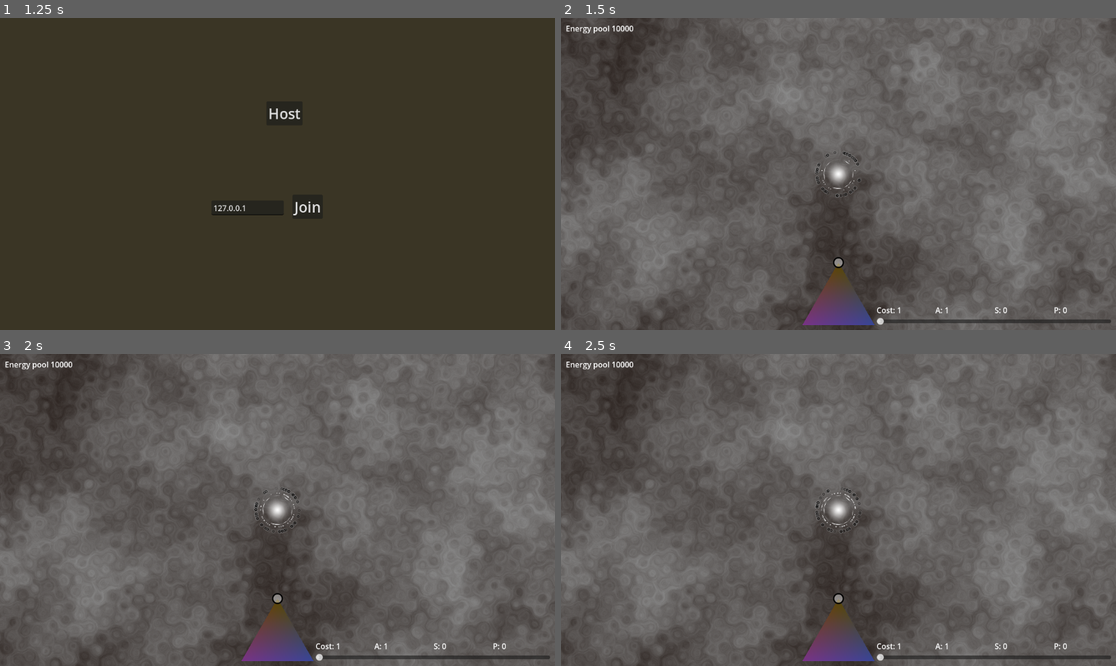
Above: before the commit, frames 1-4 (two rows, left to right).
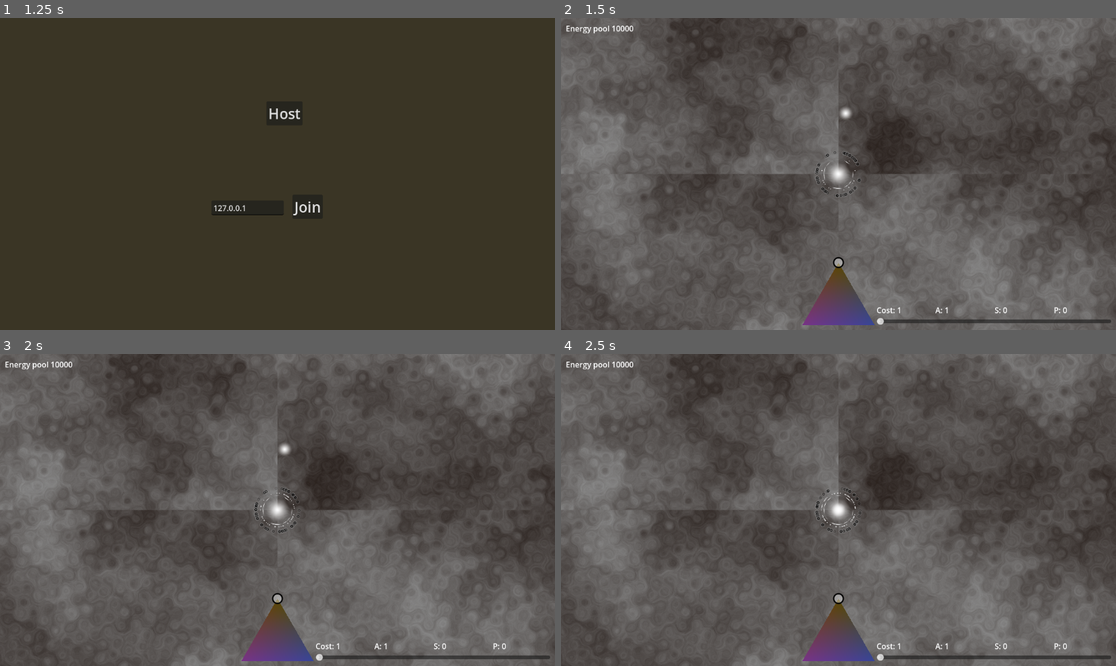
Above: after the commit, the same moments.

Repository: helmasur/conduit_rts
Game: Godot game, scene res://game.tscn
Two runs of this game, one before a commit and one after it. Both use one fixed random seed, a clock stepped at 60 frames per second and the inputs below.
Inputs (mouse positions are in pixels of both pictures, inside the frame that each line leads up to):
- Up to frame 1 (1.25 s): tap Enter at 0.5 s; drag from (277, 292) to (333, 105) at 0.52 s
- Up to frame 2 (1.5 s): click "Host" at 1.25 s
- Up to frame 3 (2 s): no input
- Up to frame 4 (2.5 s): drag from (727, 525) to (838, 510) at 2.02 s

Frame 1 is identical in both runs. In frame 2, 41% of the frame differs, in the area x 0-100%, y 0-100%; in frame 3, 41%; in frame 4, 41%.

Commit message:
spawnCursor

Diff:
--- a/game.gd
+++ b/game.gd
@@ -55,6 +55,9 @@
 func _remove_unit(unit: Unit):
 	units.erase(unit)
 
+func _process(delta: float) -> void:
+	$SpawnCursor.global_position = $Camera2D.get_global_mouse_position()
+
 func _unhandled_input(event: InputEvent) -> void:
 	if not is_multiplayer_authority(): return
 	if event is InputEventMouseButton and event.pressed:
@@ -82,9 +85,11 @@
 			selected_unit.set_selected(false)
 		clicked_unit.set_selected(true)
 		selected_unit = clicked_unit
+		$SpawnCursor.visible = false
 		%TriCon.set_point(selected_unit.defense_prop, selected_unit.power_prop, selected_unit.speed_prop)
 	#%TriCon.set_handle(selected_unit.target_defense_prop, selected_unit.target_power_prop, selected_unit.target_speed_prop)
 	else:
+		$SpawnCursor.visible = true
 		for unit in get_tree().get_nodes_in_group("selected_units"):
 			unit.set_selected(false)
 			selected_unit = null
--- a/game.tscn
+++ b/game.tscn
@@ -26,9 +26,20 @@
 [sub_resource type="NoiseTexture2D" id="NoiseTexture2D_1bvp3"]
 width = 2048
 height = 2048
-seamless = true
 color_ramp = SubResource("Gradient_0xm2m")
 noise = SubResource("FastNoiseLite_h2yge")
+
+[sub_resource type="Gradient" id="Gradient_ryrav"]
+interpolation_mode = 2
+colors = PackedColorArray(1, 1, 1, 1, 1, 1, 1, 0)
+
+[sub_resource type="GradientTexture2D" id="GradientTexture2D_eow3j"]
+gradient = SubResource("Gradient_ryrav")
+width = 32
+height = 32
+fill = 1
+fill_from = Vector2(0.5, 0.5)
+fill_to = Vector2(1, 0.5)
 
 [sub_resource type="StyleBoxFlat" id="StyleBoxFlat_7mycd"]
 bg_color = Color(0, 0, 0, 1)
@@ -53,6 +64,9 @@
 
 [node name="Camera2D" type="Camera2D" parent="."]
 script = ExtResource("2_7jktm")
+
+[node name="SpawnCursor" type="Sprite2D" parent="."]
+texture = SubResource("GradientTexture2D_eow3j")
 
 [node name="GUI" type="CanvasLayer" parent="."]
 
--- a/unit.gd
+++ b/unit.gd
@@ -127,10 +127,11 @@
 		UnitShared.ActionMode.CONDUIT:
 			if defense_prop < 0.99:
 				mode = UnitShared.ActionMode.FREE
-				for graphics in graphics_array:
-					graphics.get_node("ConduitArea").visible = false
 				return
 			for graphics in graphics_array:
+				graphics.get_node("ShieldRing").visible = true
+				graphics.get_node("SpeedRing").visible = true
+				graphics.get_node("PowerRing").visible = true
 				graphics.get_node("ConduitArea").visible = true
 			if len(repair_queue) > 0:
 				conduit_mode = UnitShared.ConduitMode.BUILDING
@@ -145,6 +146,11 @@
 					UnitBuild.handle_build_state(self, delta)
 
 		UnitShared.ActionMode.UNDER_CONSTRUCTION:
+			for graphics in graphics_array:
+				graphics.get_node("ShieldRing").visible = false
+				graphics.get_node("SpeedRing").visible = false
+				graphics.get_node("PowerRing").visible = false
+				graphics.get_node("ConduitArea").visible = false
 			pass
 		UnitShared.ActionMode.ATTACKING:
 			if unit_to_attack:
@@ -152,6 +158,13 @@
 			else:
 				mode = UnitShared.ActionMode.FREE
 
+		UnitShared.ActionMode.FREE:
+			for graphics in graphics_array:
+				graphics.get_node("ShieldRing").visible = true
+				graphics.get_node("SpeedRing").visible = true
+				graphics.get_node("PowerRing").visible = true
+				graphics.get_node("ConduitArea").visible = false
+			pass
 		_:
 			# ActionMode.FREE eller annat
 			pass
Not shown: 1 places in game.tscn that only renumber resources
